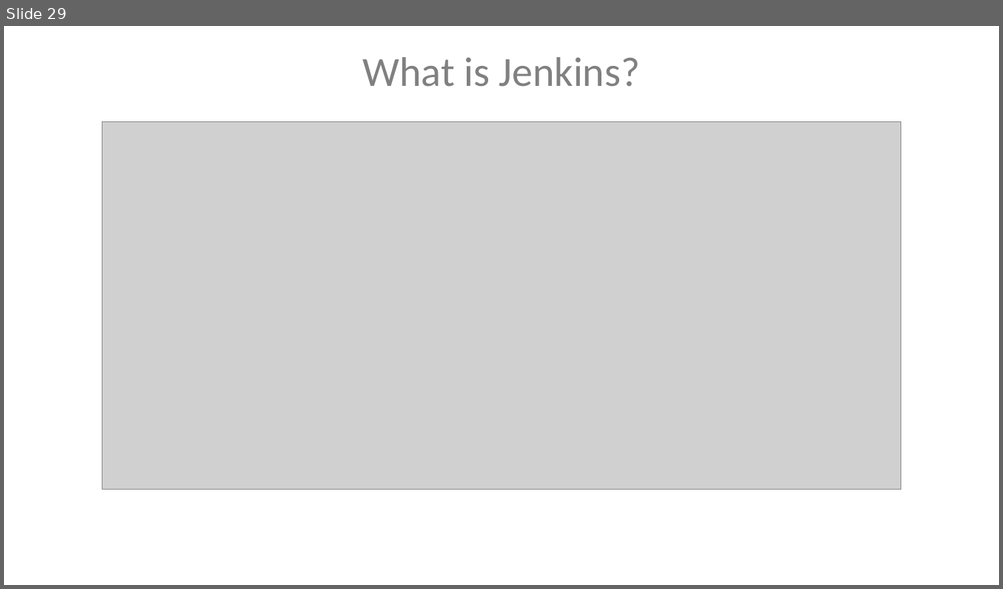
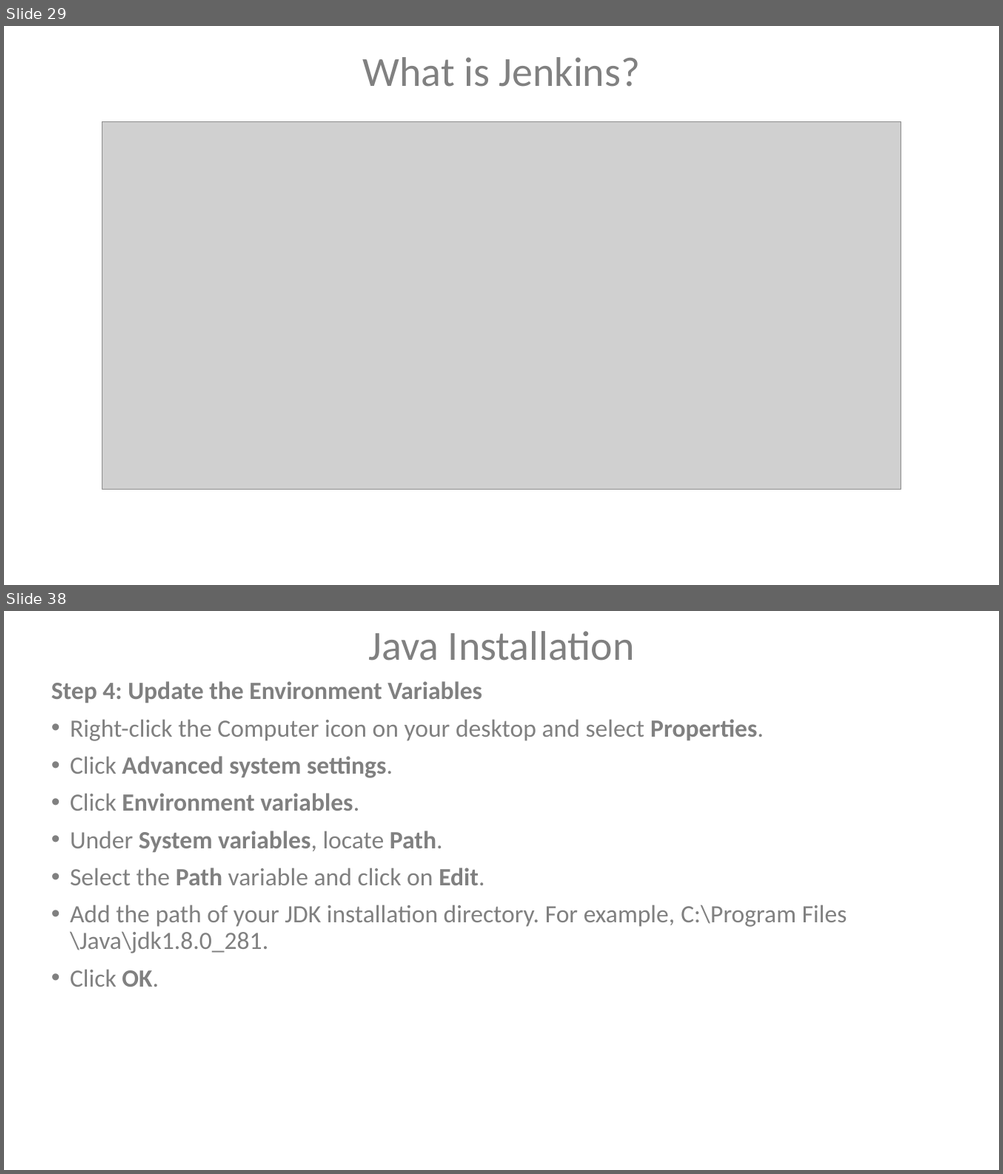
Before and after one commit to VaijinathHarbak/DevOpsDemo, a slide deck: DevOps.pptx. Shown one above the other, each under a label of ours: slide 29 before the commit, slides 29 and 38 after it; the slides between them are not shown. The pictures are 1003x589 and 1003x1174 pixels, drawn with LibreOffice and Linux fonts; fonts in the diff are those of the drawing; grey boxes stand for pictures. Boxes give left, top, right and bottom in pixels: in the first picture for what was removed or moved away, otherwise in the second. Text is boxed around its words. In the diff, an @@ line names an element or a change of style, - is before the commit and + after.

```diff
--- a/DevOps.pptx
+++ b/DevOps.pptx
@@ slide 38 added at (4,611,999,1170), background #FFFFFF @@
@@ text added at (368,631,634,661), 40 pt, text #808080 @@
+Java Installation
@@ text added at (51,681,847,987), 24 pt, text #808080 @@
+Step 4: Update the Environment Variables
+• Right-click the Computer icon on your desktop and select Properties.
+• Click Advanced system settings.
+• Click Environment variables.
+• Under System variables, locate Path.
+• Select the Path variable and click on Edit.
+• Add the path of your JDK installation directory. For example, C:\Program Files \Java\jdk1.8.0_281.
+• Click OK.
```
Also in this commit, not shown: 1 slide changed, 20 other slides added, 1 other file.
